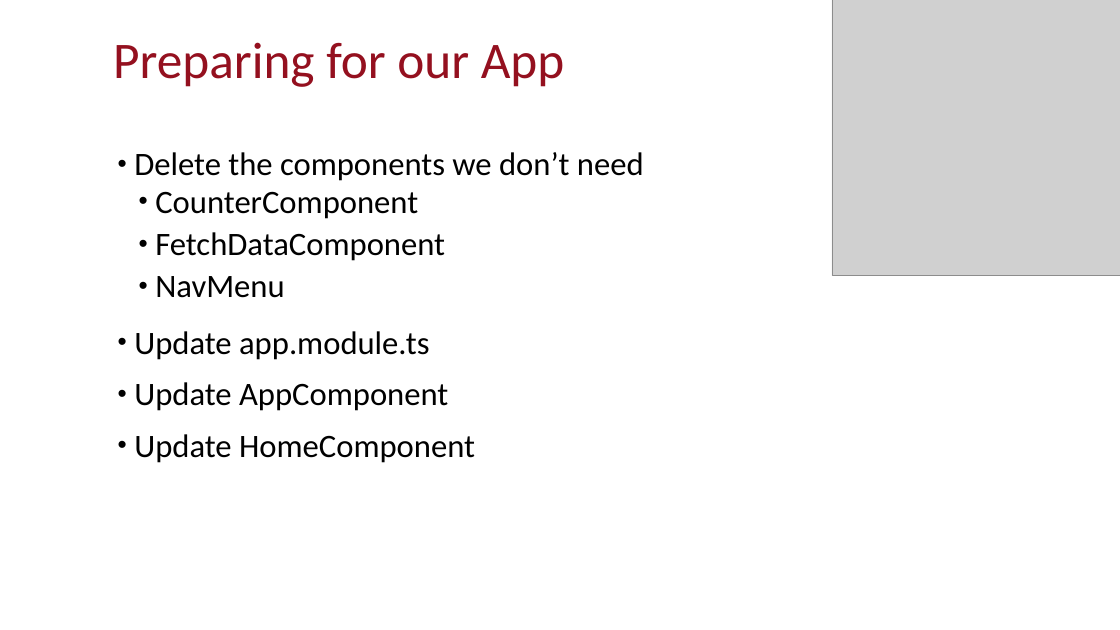
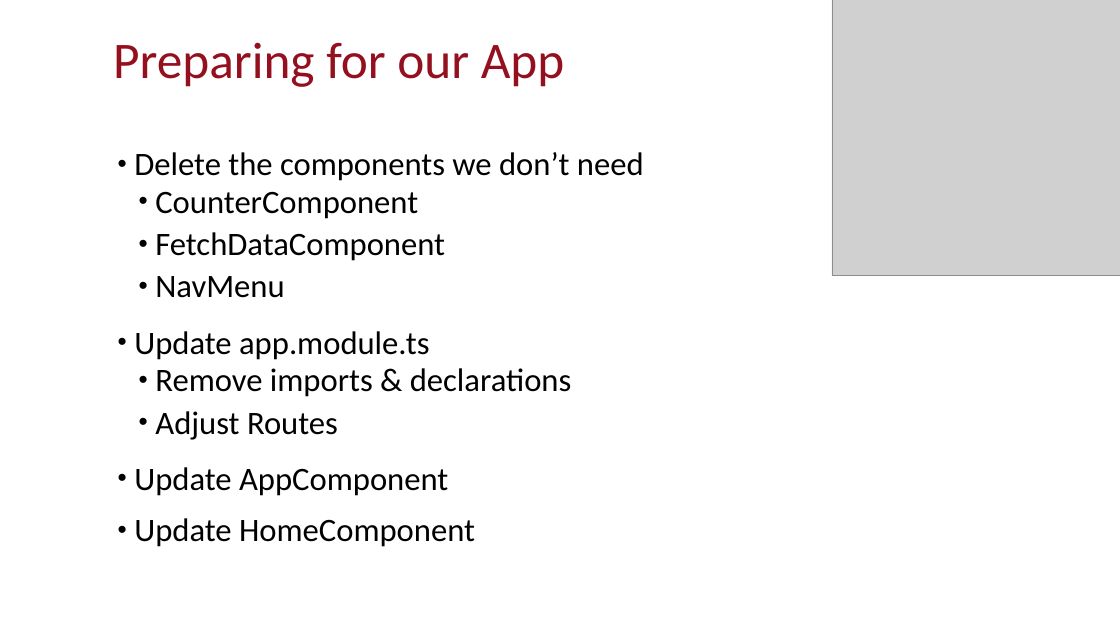
Before and after one commit to CRANK211/vs17-ng2-dnc, a slide deck: slide 16 of Using VS 2017 to build Angular 2.x web apps V2.pptx. Drawn at 1120x630 pixels with LibreOffice and Linux fonts; fonts in the diff are those of the drawing; grey boxes stand for pictures. Boxes give left, top, right and bottom in pixels: in the first picture for what was removed or moved away, otherwise in the second. Text is boxed around its words. In the diff, an @@ line names an element or a change of style, - is before the commit and + after.

```diff
--- a/Using VS 2017 to build Angular 2.x web apps V2.pptx
+++ b/Using VS 2017 to build Angular 2.x web apps V2.pptx
@@ text at <box>155,368,572,440</box>: paragraphs added @@
+  • Remove imports & declarations
+  • Adjust Routes
```
Also in this commit, not shown: 33 other slides changed, 3 slides added, 3 slides removed, 20 other files.
